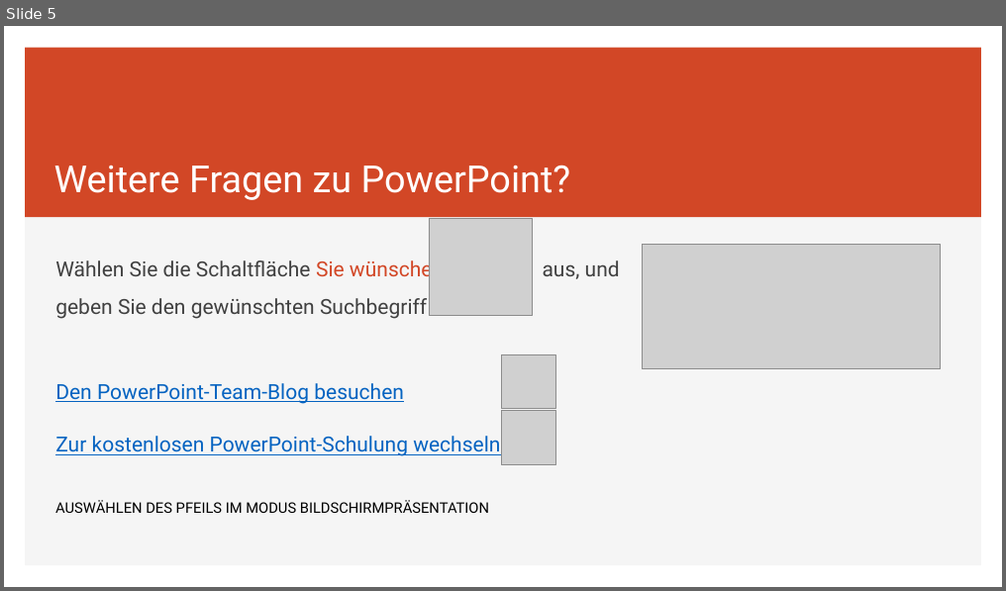
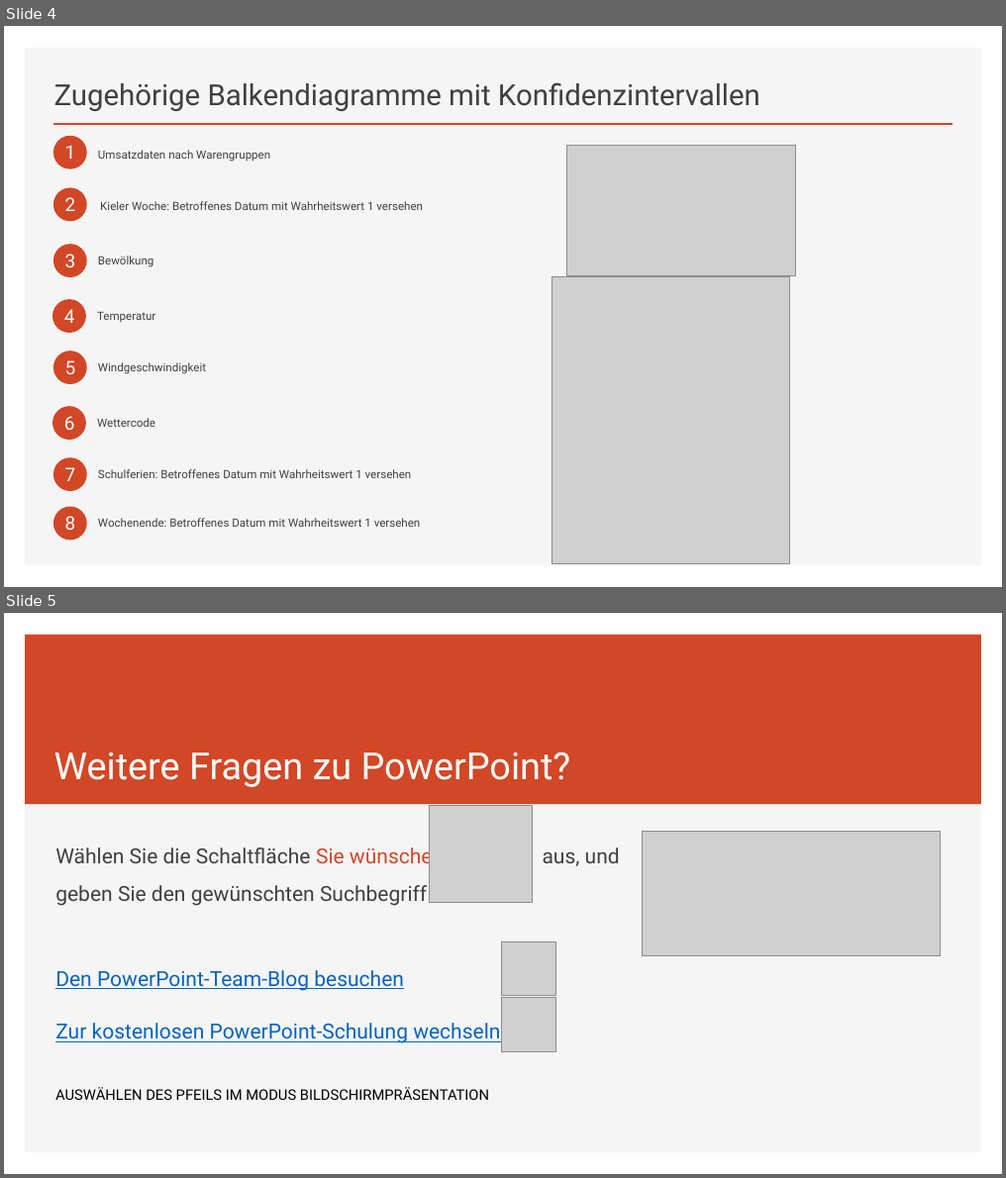
Before and after one commit to annapuu/gruppe3, a slide deck: 4_Presentation/Präsentation.pptx. Shown one above the other, each under a label of ours: slide 5 before the commit, slides 4 and 5 after it. The pictures are 1006x591 and 1006x1178 pixels, drawn with LibreOffice and Linux fonts; fonts in the diff are those of the drawing; grey boxes stand for pictures. Boxes give left, top, right and bottom in pixels: in the first picture for what was removed or moved away, otherwise in the second. Text is boxed around its words. In the diff, an @@ line names an element or a change of style, - is before the commit and + after.

```diff
--- a/4_Presentation/Präsentation.pptx
+++ b/4_Presentation/Präsentation.pptx
@@ slide 4 added at [4,26,1002,587], background #FFFFFF; not listed: 1 template element that a slide beside it also shows @@
@@ title added at [54,82,760,111], 28 pt, text #404040 @@
+Zugehörige Balkendiagramme mit Konfidenzintervallen
@@ line added from (54, 124) to (952, 124), #D24726 2 pt @@
@@ ellipse added at [54,136,87,170], fill #D24726 @@
@@ text added at [65,145,76,159], 18 pt, text #FFFFFF @@
+1
@@ text added at [98,150,270,162], 11 pt, text #404040 @@
+Umsatzdaten nach Warengruppen
@@ picture added at [567,145,796,275] @@
@@ ellipse added at [54,187,87,221], fill #D24726 @@
@@ text added at [65,197,76,211], 18 pt, text #FFFFFF @@
+2
@@ text added at [100,201,423,210], 11 pt, text #404040 @@
+Kieler Woche: Betroffenes Datum mit Wahrheitswert 1 versehen
@@ ellipse added at [54,244,87,277], fill #D24726 @@
@@ text added at [65,254,76,268], 18 pt, text #FFFFFF @@
+3
@@ text added at [98,256,154,268], 11 pt, text #404040 @@
+Bewölkung
@@ picture added at [552,276,789,564] @@
@@ ellipse added at [53,299,86,333], fill #D24726 @@
@@ text added at [64,309,75,323], 18 pt, text #FFFFFF @@
+4
@@ text added at [97,312,155,323], 11 pt, text #404040 @@
+Temperatur
@@ ellipse added at [54,351,87,384], fill #D24726 @@
@@ text added at [65,361,76,374], 18 pt, text #FFFFFF @@
+5
@@ text added at [98,363,206,374], 11 pt, text #404040 @@
+Windgeschwindigkeit
@@ ellipse added at [53,406,86,440], fill #D24726 @@
@@ text added at [64,416,75,430], 18 pt, text #FFFFFF @@
+6
@@ text added at [97,418,155,427], 11 pt, text #404040 @@
+Wettercode
@@ ellipse added at [54,458,87,491], fill #D24726 @@
@@ text added at [65,468,76,481], 18 pt, text #FFFFFF @@
+7
@@ text added at [98,470,412,478], 11 pt, text #404040 @@
+Schulferien: Betroffenes Datum mit Wahrheitswert 1 versehen
@@ ellipse added at [54,506,87,541], fill #D24726 @@
@@ text added at [65,516,76,530], 18 pt, text #FFFFFF @@
+8
@@ text added at [98,518,421,527], 11 pt, text #404040 @@
+Wochenende: Betroffenes Datum mit Wahrheitswert 1 versehen
```
Also in this commit, not shown: 2 slides changed, 1 slide removed.
